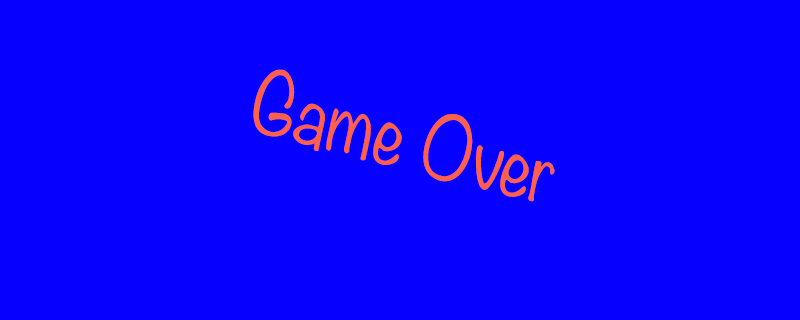
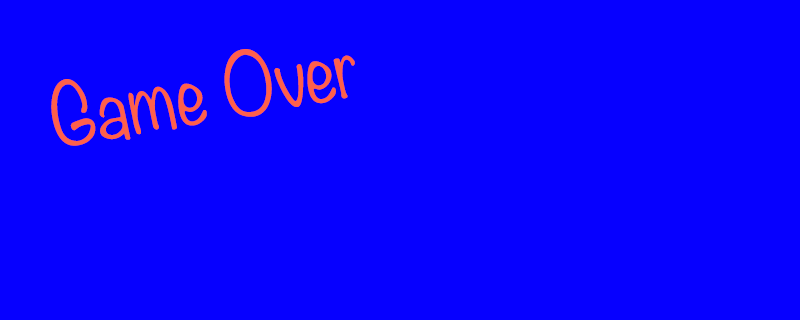
Layered file, before and after one edit (800 × 320). Changes by layer:
painted on "Game Over" over 51, 49, 555, 202
